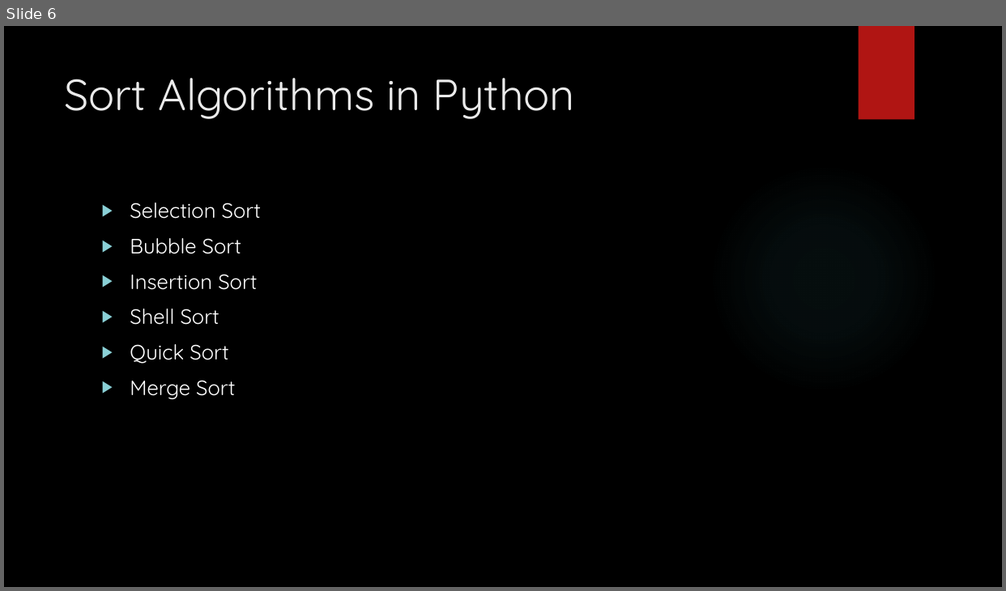
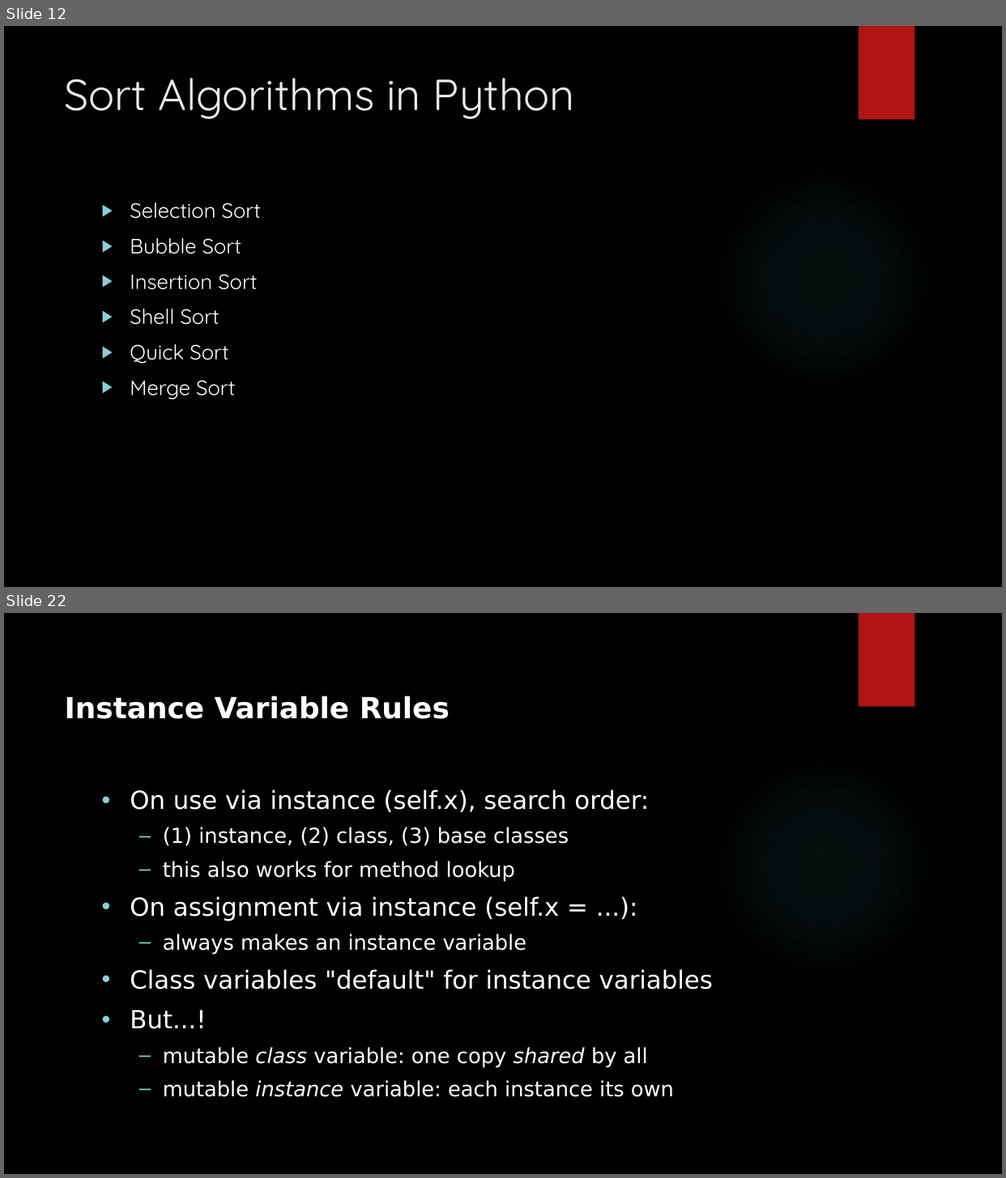
Before and after one commit to stargazingtech/build-discord-bots, a slide deck: build-discord-bots-with-Python.pptx. Shown one above the other, each under a label of ours: slide 6 before the commit, slides 12 and 22 after it; the slides between them are not shown. The pictures are 1006x591 and 1006x1178 pixels, drawn with LibreOffice and Linux fonts; fonts in the diff are those of the drawing; background and template pictures are left out. Boxes give left, top, right and bottom in pixels: in the first picture for what was removed or moved away, otherwise in the second. Text is boxed around its words. In the diff, an @@ line names an element or a change of style, - is before the commit and + after.

```diff
--- a/build-discord-bots-with-Python.pptx
+++ b/build-discord-bots-with-Python.pptx
@@ slide 22 added at [4,613,1002,1174], background picture (left out); not listed: 2 template elements that a slide beside it also shows @@
@@ title added at [65,696,450,719], 28 pt, text #FFFFFF, bold @@
+Instance Variable Rules
@@ text added at [130,790,713,1097], 20 pt, text #FFFFFF @@
+• On use via instance (self.x), search order:
+  – (1) instance, (2) class, (3) base classes
+  – this also works for method lookup
+• On assignment via instance (self.x = ...):
+  – always makes an instance variable
+• Class variables "default" for instance variables
+• But...!
+  – mutable class variable: one copy shared by all
+  – mutable instance variable: each instance its own
@@ what was slide 6 is now slide 12 @@
```
Also in this commit, not shown: 1 slide changed, 17 other slides added.
